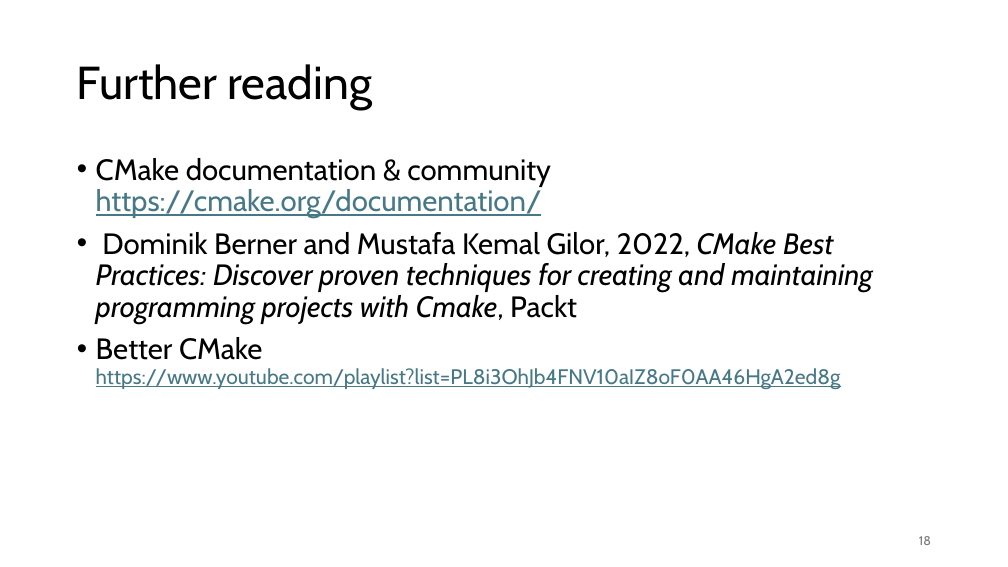
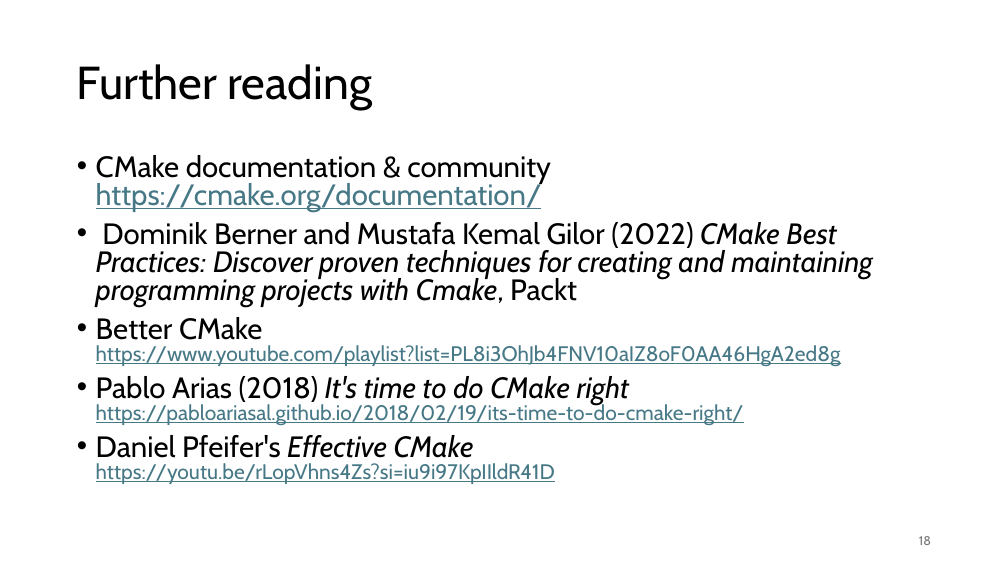
Before and after one commit to gjbex/C-plus-plus-software-engineering, a slide deck: slide 18 of cpp_software_engineering.pptx. Drawn at 1008x567 pixels with LibreOffice and Linux fonts; fonts in the diff are those of the drawing. Boxes give left, top, right and bottom in pixels: in the first picture for what was removed or moved away, otherwise in the second. Text is boxed around its words. In the diff, an @@ line names an element or a change of style, - is before the commit and + after.

Commit message:
Add CMake references

```diff
--- a/cpp_software_engineering.pptx
+++ b/cpp_software_engineering.pptx
@@ text at (96, 155, 841, 366): line spacing 0.9 to 0.8 @@
@@ text at (96, 222, 873, 307): text changed @@
-• Dominik Berner and Mustafa Kemal Gilor, 2022, CMake Best Practices: Discover proven techniques for creating and maintaining programming projects with Cmake, Packt
+• Dominik Berner and Mustafa Kemal Gilor (2022) CMake Best Practices: Discover proven techniques for creating and maintaining programming projects with Cmake, Packt
@@ text at (96, 376, 744, 484): paragraphs added @@
+• Pablo Arias (2018) It's time to do CMake right
+  https://pabloariasal.github.io/2018/02/19/its-time-to-do-cmake-right/
+• Daniel Pfeifer's Effective CMake
+  https://youtu.be/rLopVhns4Zs?si=iu9i97KpIIldR41D
```
